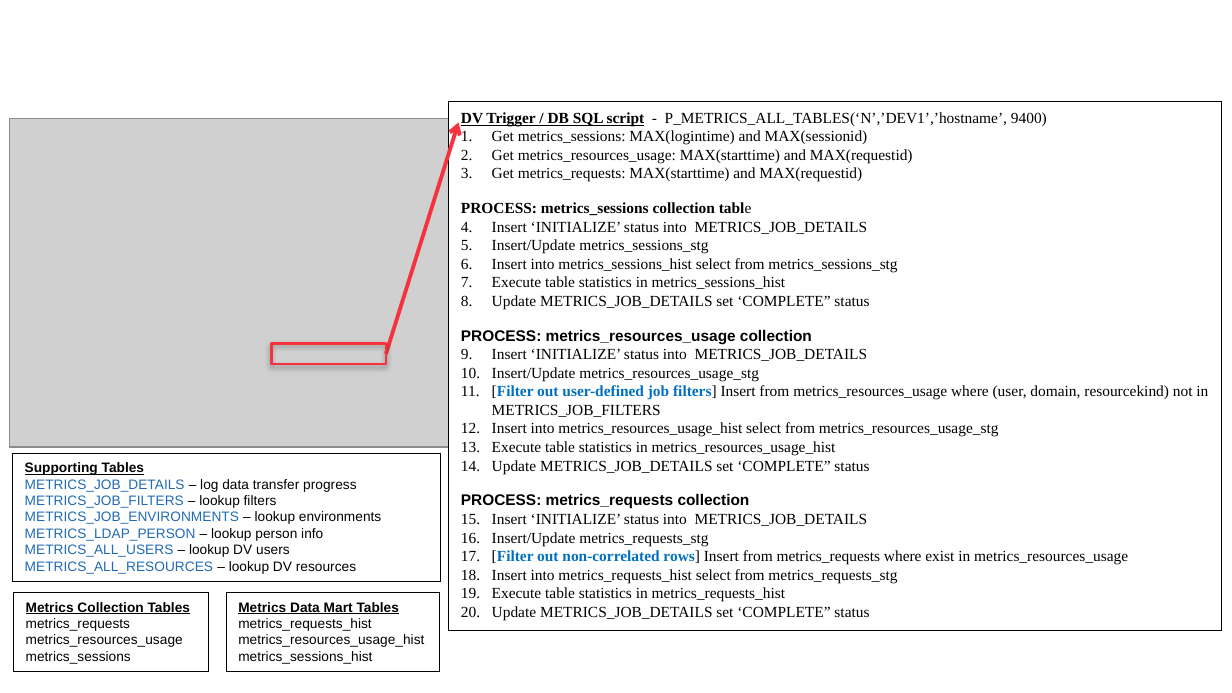
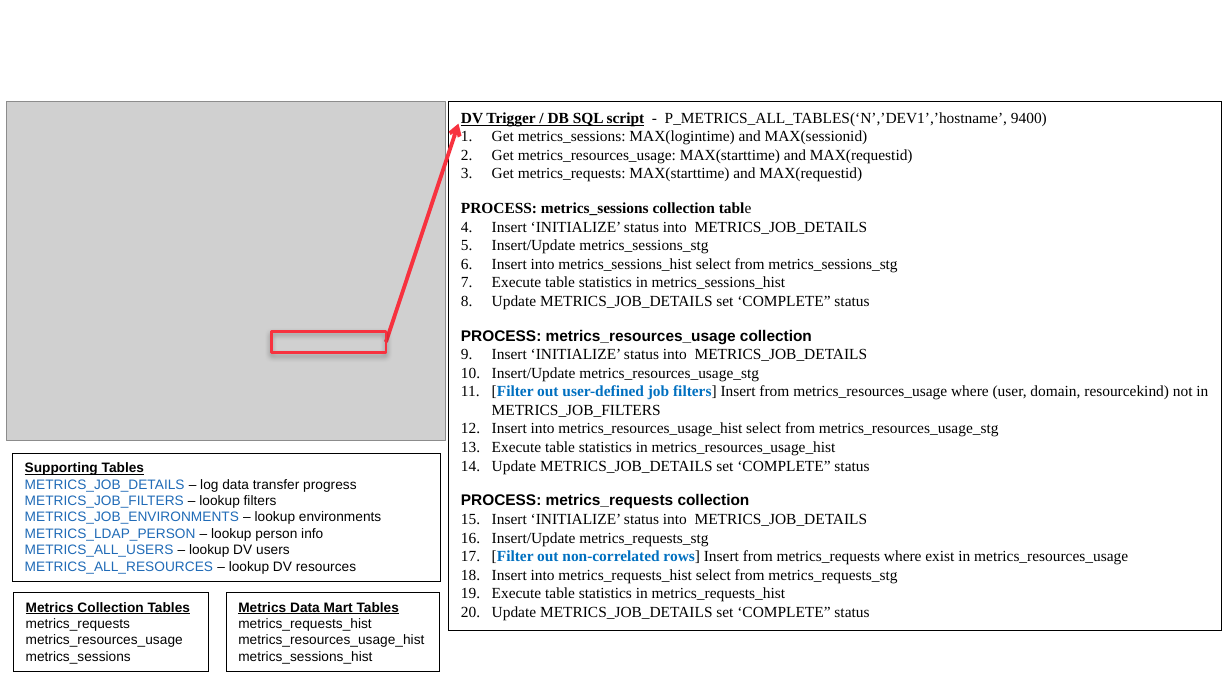
Before and after one commit to TIBCOSoftware/ASAssets_KPI, a slide deck: slide 17 of DocumentationSource/2021Q301/KPI Metrics Overview.pptx (slide 18 before the commit). Drawn at 1232x693 pixels with LibreOffice and Linux fonts; fonts in the diff are those of the drawing; grey boxes stand for pictures; background and template pictures are left out. Boxes give left, top, right and bottom in pixels: in the first picture for what was removed or moved away, otherwise in the second. Text is boxed around its words. In the diff, an @@ line names an element or a change of style, - is before the commit and + after.

```diff
--- a/DocumentationSource/2021Q301/KPI Metrics Overview.pptx
+++ b/DocumentationSource/2021Q301/KPI Metrics Overview.pptx
@@ picture: place and size @@
-picture at box(10, 118, 450, 447)
+picture at box(6, 102, 446, 441)
@@ arrow moved from (386, 354) - (458, 122) to (386, 342) - (458, 123) @@
@@ rectangle: place and size @@
-rectangle at box(271, 344, 386, 365)
+rectangle at box(271, 331, 386, 352)
```
Also in this commit, not shown: 18 other slides changed, 1 slide removed, 3 other files.
